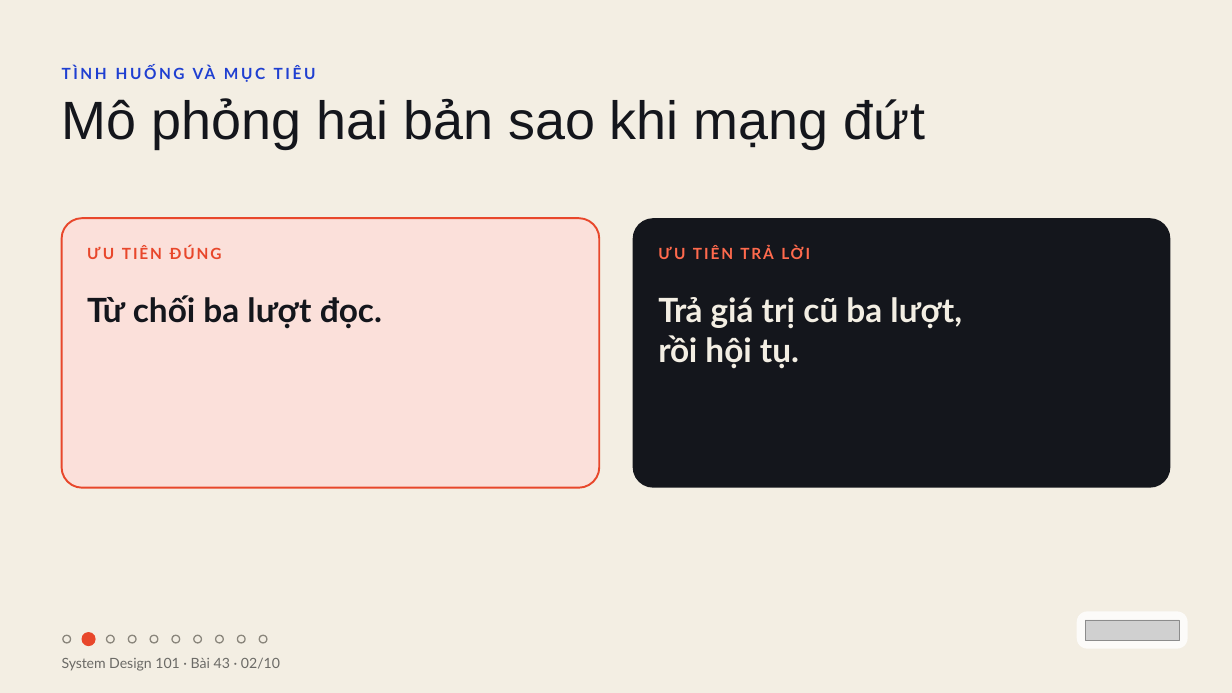
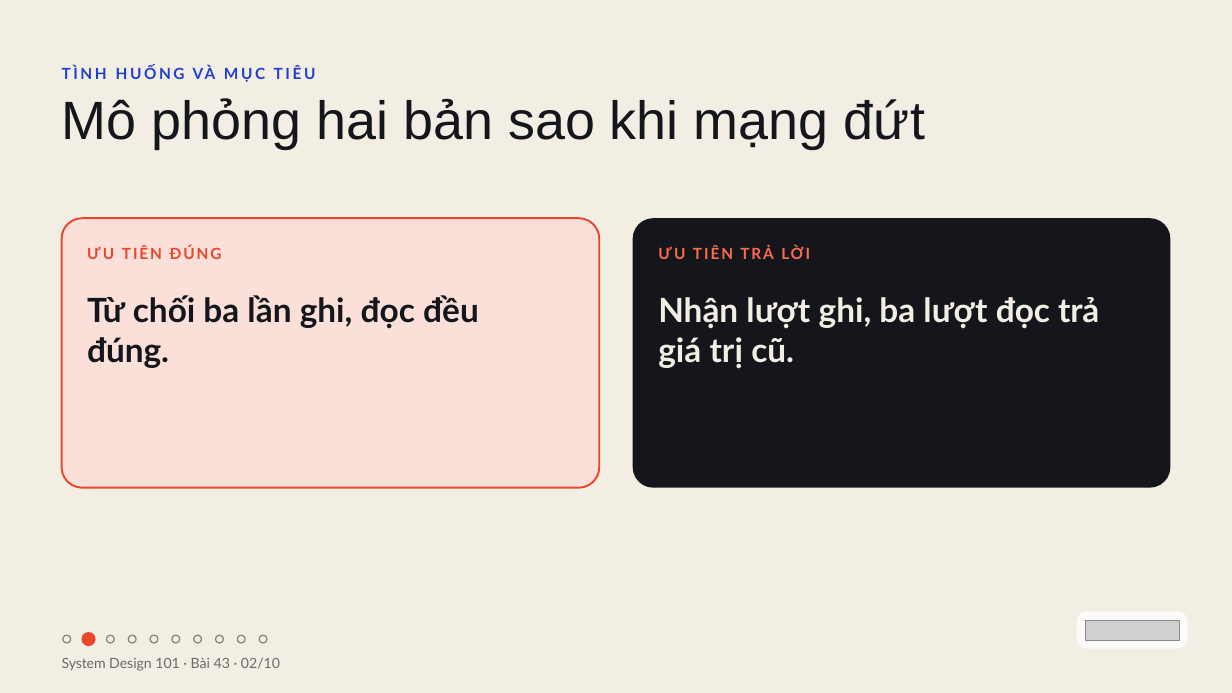
Before and after one commit to vohoailinh90/tool-marketing-studio, a slide deck: slide 2 of system-design-101/vi/lessons/sd-11-043/slides/sd-11-043.pptx. Drawn at 1232x693 pixels with LibreOffice and Linux fonts; fonts in the diff are those of the drawing; grey boxes stand for pictures. Boxes give left, top, right and bottom in pixels: in the first picture for what was removed or moved away, otherwise in the second. Text is boxed around its words. In the diff, an @@ line names an element or a change of style, - is before the commit and + after.

```diff
--- a/system-design-101/vi/lessons/sd-11-043/slides/sd-11-043.pptx
+++ b/system-design-101/vi/lessons/sd-11-043/slides/sd-11-043.pptx
@@ text at [87,295,479,368]: text changed @@
-Từ chối ba lượt đọc.
+Từ chối ba lần ghi, đọc đều đúng.
@@ text at [658,297,1099,368]: text changed @@
-Trả giá trị cũ ba lượt,
-rồi hội tụ.
+Nhận lượt ghi, ba lượt đọc trả giá trị cũ.
```
Also in this commit, not shown: 1 other slide changed, 4 other files.
